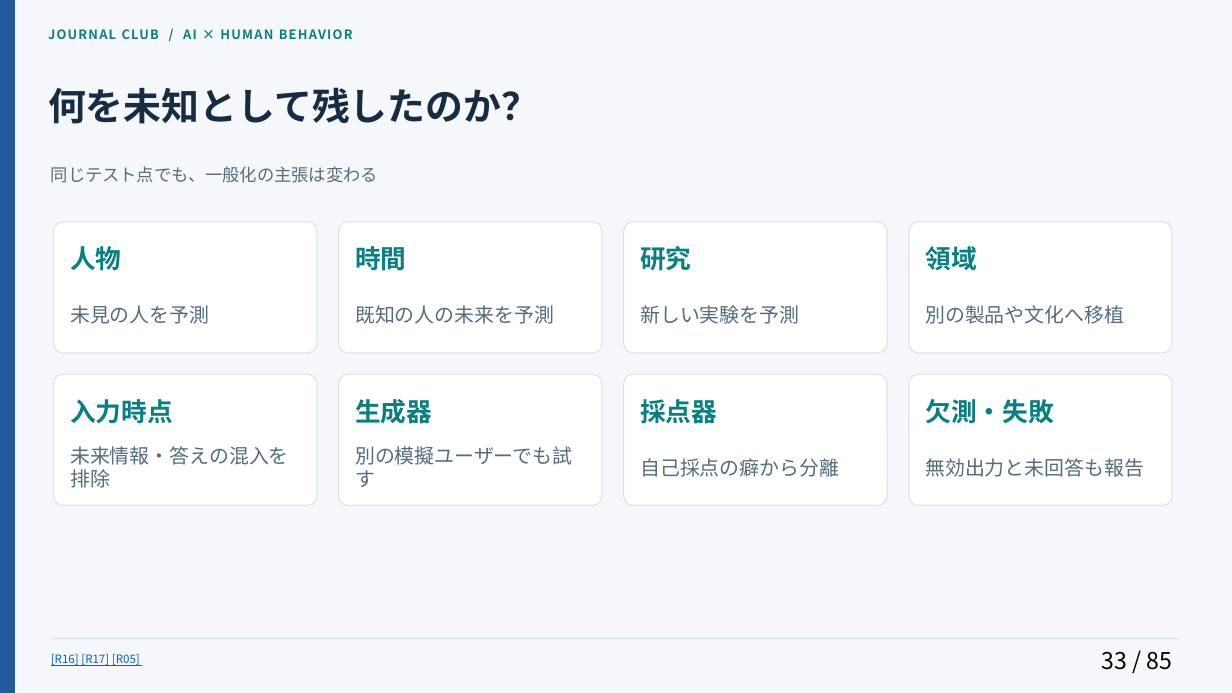
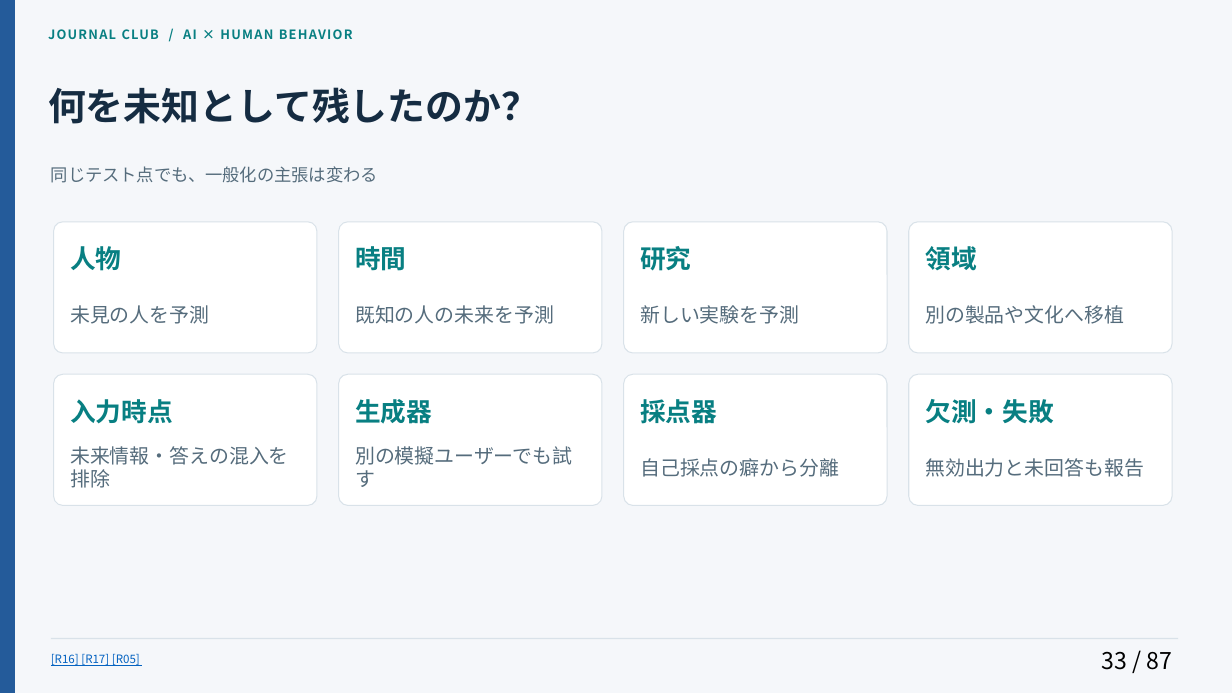
Before and after one commit to Daisuke134/anicca, a slide deck: slide 33 of docs/research/manager/masterclass/2026-11-04-p04-causal/journal_club/AI_BEHAVIOR_JOURNAL_CLUB_JA.pptx. Drawn at 1232x693 pixels with LibreOffice and Linux fonts; fonts in the diff are those of the drawing. Boxes give left, top, right and bottom in pixels: in the first picture for what was removed or moved away, otherwise in the second. Text is boxed around its words. In the diff, an @@ line names an element or a change of style, - is before the commit and + after.

```diff
--- a/docs/research/manager/masterclass/2026-11-04-p04-causal/journal_club/AI_BEHAVIOR_JOURNAL_CLUB_JA.pptx
+++ b/docs/research/manager/masterclass/2026-11-04-p04-causal/journal_club/AI_BEHAVIOR_JOURNAL_CLUB_JA.pptx
@@ text at bbox=[1101, 651, 1172, 670]: text changed @@
-33 / 85
+33 / 87
```
Also in this commit, not shown: 83 other slides changed, 2 slides added, 15 other files.
